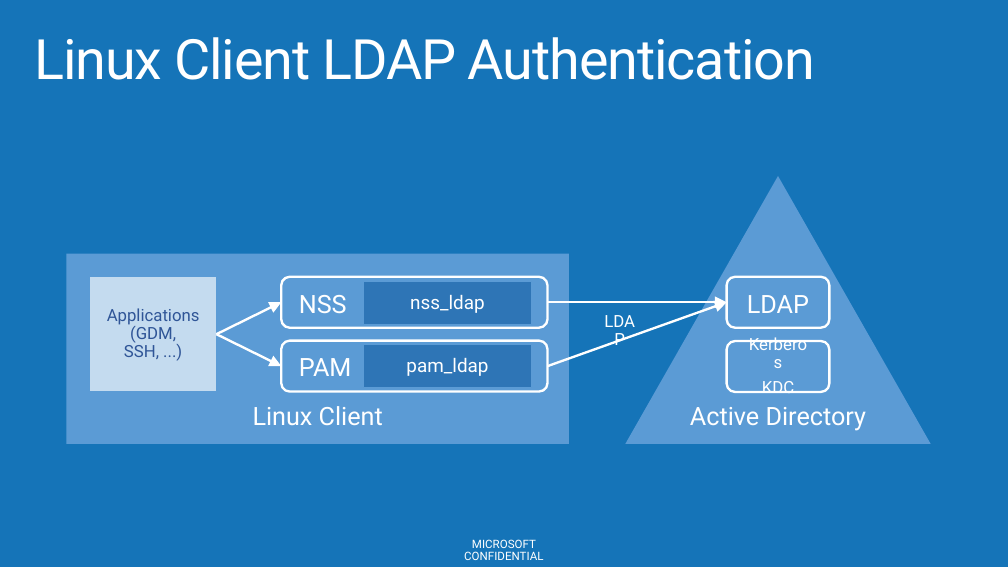
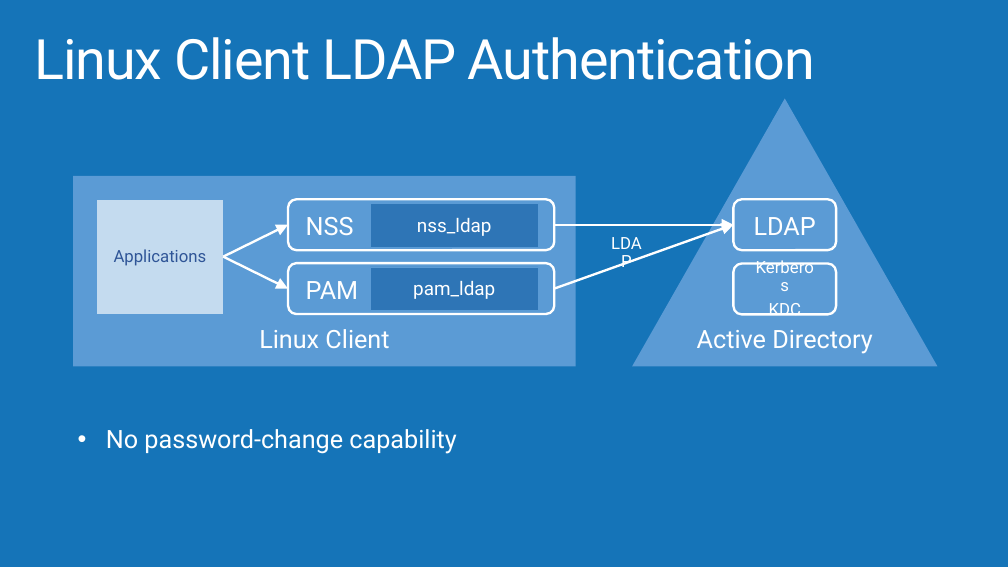
Before and after one commit to AzureCAT-GSI/SAP-on-Azure, a slide deck: slide 10 of SAP-on-Azure-Workshop-multi-day-/Presentations/Architecting VM Hybrid Solutions.pptx (slide 17 before the commit). Drawn at 1008x567 pixels with LibreOffice and Linux fonts; fonts in the diff are those of the drawing; background and template pictures are left out. Boxes give left, top, right and bottom in pixels: in the first picture for what was removed or moved away, otherwise in the second. Text is boxed around its words. In the diff, an @@ line names an element or a change of style, - is before the commit and + after.

```diff
--- a/SAP-on-Azure-Workshop-multi-day-/Presentations/Architecting VM Hybrid Solutions.pptx
+++ b/SAP-on-Azure-Workshop-multi-day-/Presentations/Architecting VM Hybrid Solutions.pptx
@@ 1 rounded rectangle, 1 text, 1 rectangle, 1 triangle: place and size @@
-1 rounded rectangle, 1 text, 1 rectangle, 1 triangle at [281,176,931,444]
+1 rounded rectangle, 1 text, 1 rectangle, 1 triangle at [288,98,938,366]
@@ 4 arrows, 3 texts, 3 rounded rectangles, 3 rectangles: place and size @@
-4 arrows, 3 texts, 3 rounded rectangles, 3 rectangles at [67,253,867,444]
+4 arrows, 3 texts, 3 rounded rectangles, 3 rectangles at [73,176,873,367]
@@ text in rectangle at [124,326,176,359]: paragraph removed @@
-(GDM, SSH, ...)
@@ text added at [106,429,456,454], 24 pt, text #FFFFFF @@
+• No password-change capability
@@ text removed at [464,539,543,560] @@
-MICROSOFT CONFIDENTIAL
```
Also in this commit, not shown: 41 other slides changed, 13 slides added, 19 slides removed.
